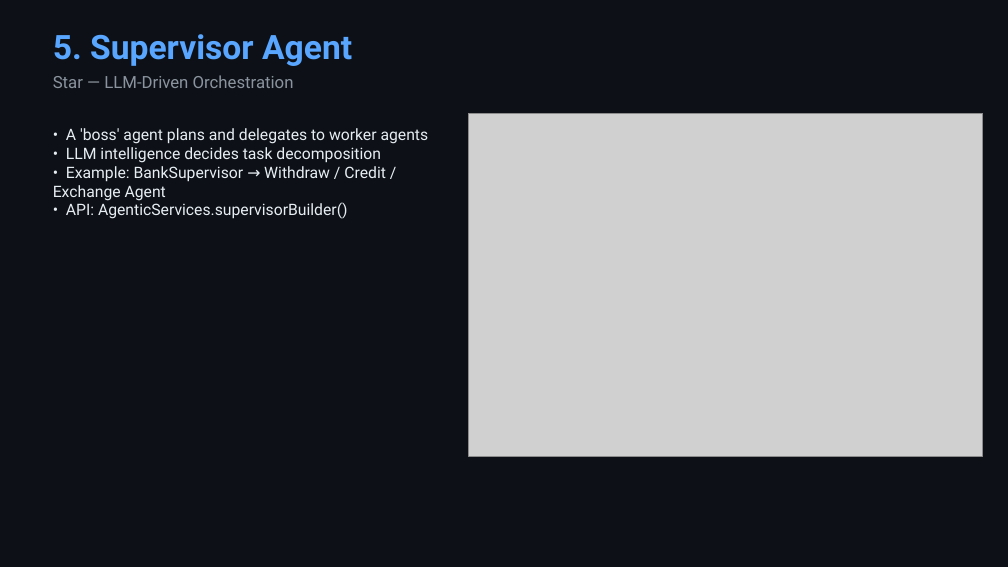
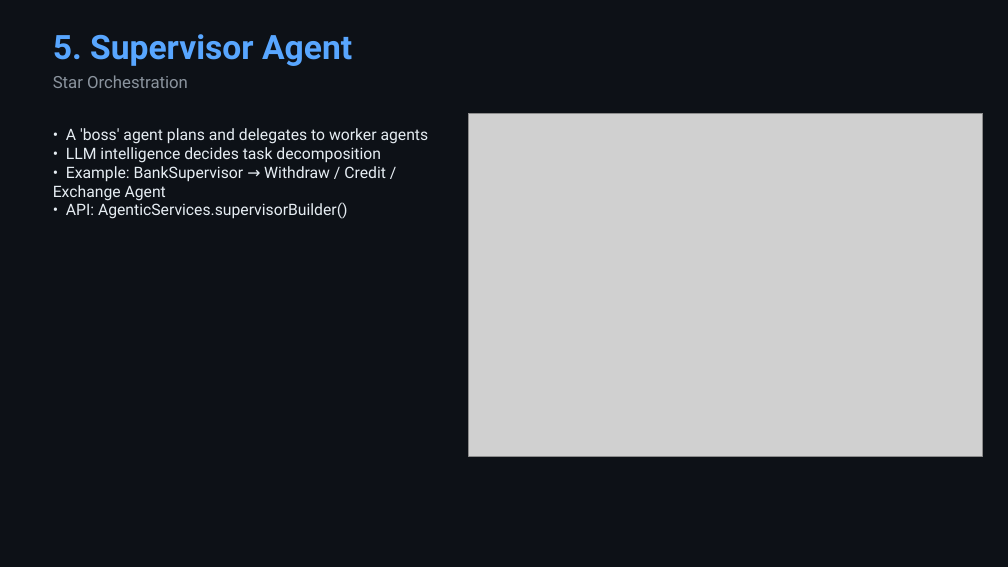
Before and after one commit to roryp/matrixagents, a slide deck: slide 9 of MatrixAgents-Showcase.pptx. Drawn at 1008x567 pixels with LibreOffice and Linux fonts; fonts in the diff are those of the drawing; grey boxes stand for pictures. Boxes give left, top, right and bottom in pixels: in the first picture for what was removed or moved away, otherwise in the second. Text is boxed around its words. In the diff, an @@ line names an element or a change of style, - is before the commit and + after.

```diff
--- a/MatrixAgents-Showcase.pptx
+++ b/MatrixAgents-Showcase.pptx
@@ text at box(53, 75, 188, 88): text changed @@
-Star — LLM-Driven Orchestration
+Star Orchestration
```
Also in this commit, not shown: 5 other slides changed, 8 other files.
